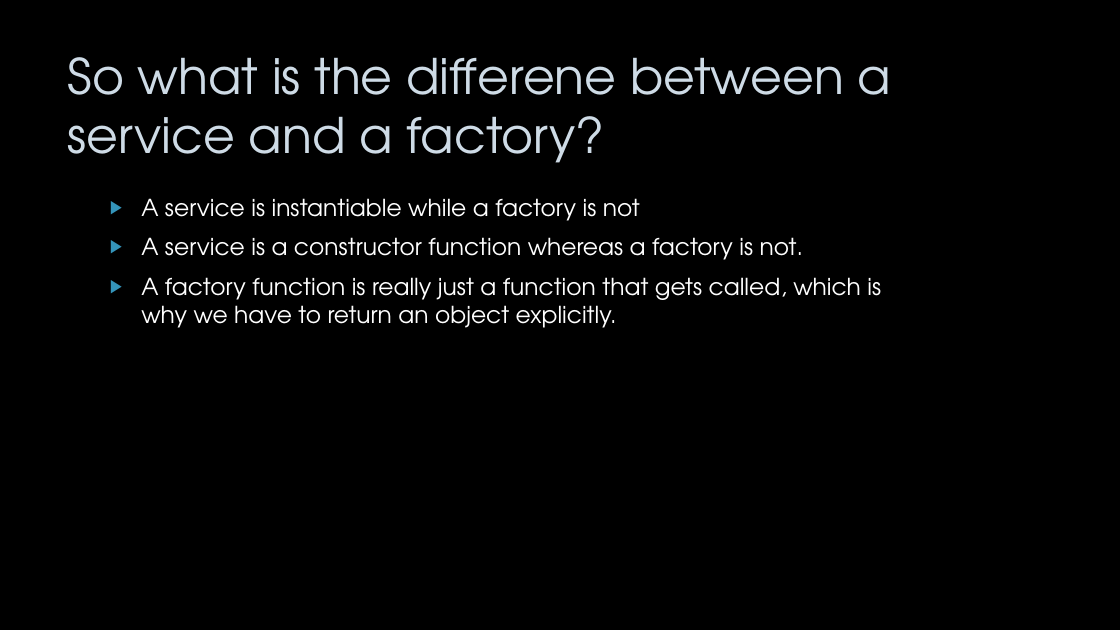
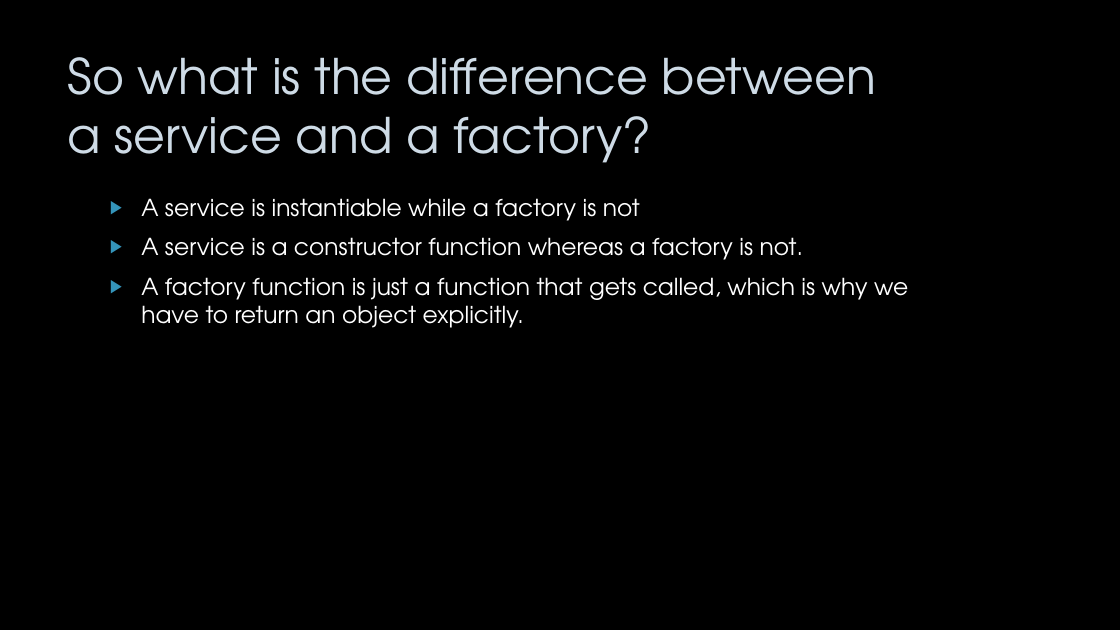
Before and after one commit to cerinoligutom/AngularJS-Presentation, a slide deck: slide 15 of AngularJS-Slides.pptx. Drawn at 1120x630 pixels with LibreOffice and Linux fonts; fonts in the diff are those of the drawing; background and template pictures are left out. Boxes give left, top, right and bottom in pixels: in the first picture for what was removed or moved away, otherwise in the second. Text is boxed around its words. In the diff, an @@ line names an element or a change of style, - is before the commit and + after.

Commit message:
fixed typo

```diff
--- a/AngularJS-Slides.pptx
+++ b/AngularJS-Slides.pptx
@@ title at box(68, 57, 876, 163): text changed @@
-So what is the differene between a service and a factory?
+So what is the difference between a service and a factory?
@@ text at box(141, 277, 908, 328): text changed @@
-▶ A factory function is really just a function that gets called, which is why we have to return an object explicitly.
+▶ A factory function is just a function that gets called, which is why we have to return an object explicitly.
```
